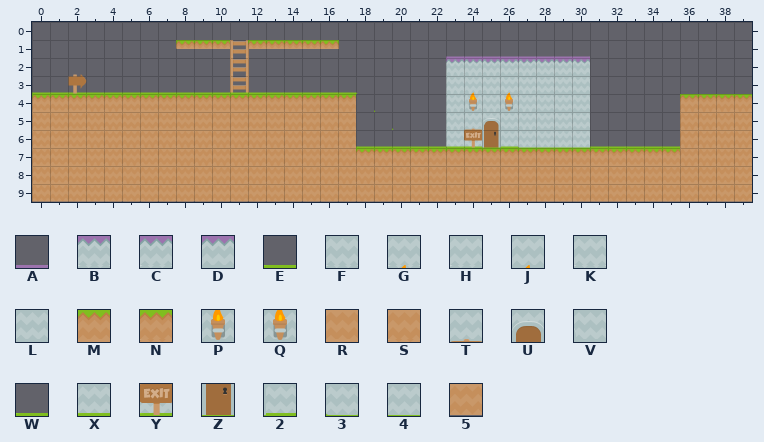
Two states of a Tiled map, Resources/test.tmx. Above, as it was before the edit.
Cells are 32x32 px. Shown: x 0..39, y 0..9.
Key: from "g": A 63, B 103, C 104, D 106, E 121, F 143, G 144, H 145, J 146, K 147, L 148, M 160, N 163, P 184, Q 186, R 200, S 203, T 224, U 225, V 226, W 261, X 263, Y 264, Z 265, 2 266, 3 267, 4 268, 5 360.
_ is an empty cell.
Layer "ground" before, first column x 21:
 0 ___________________
 1 __AAAAAAAA_________
 2 __BCCDBDDD_________
 3 __FGHJKLLL_________
 4 __FPKQKLLL_____NNNN
 5 __FTUVKLLL_____SSSS
 6 WWXYZ23444EEEEESSSS
 7 MMMMMMMMMMMMMMMSSSS
 8 RRRRRRRRRRRRRRRRRRR
 9 5555555555555555555
New version:
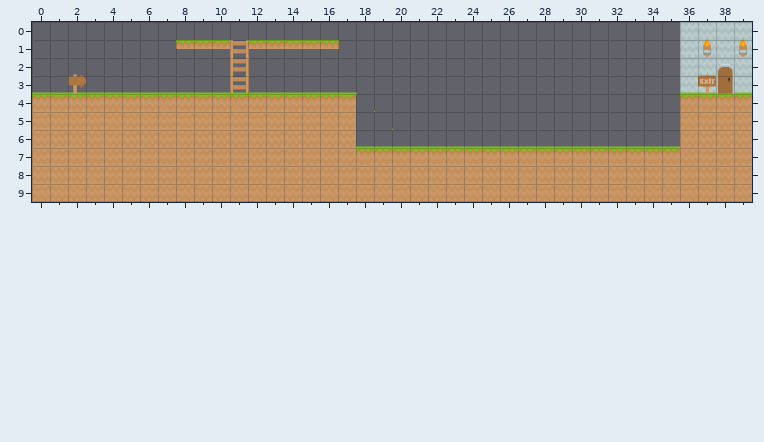
The edit:
Layer "ground":
y 0: x 36..39 ____ -> FGHJ
y 1: x 23..30 AAAAAAAA -> ________; x 36..39 ____ -> FPKQ
y 2: x 23..30 BCCDBDDD -> ________; x 36..39 ____ -> FTUV
y 3: x 23..30 FGHJKLLL -> ________; x 36..39 ____ -> XYZ2
y 4: x 23..30 FPKQKLLL -> ________
y 5: x 23..30 FTUVKLLL -> ________
y 6: x 23..30 XYZ23444 -> WWWWWWWW
Boxes around the changes in both pictures, in picture pixels (x1, y1, x2, y2):
added: (680, 22, 752, 94)
changed: (446, 56, 590, 148)
